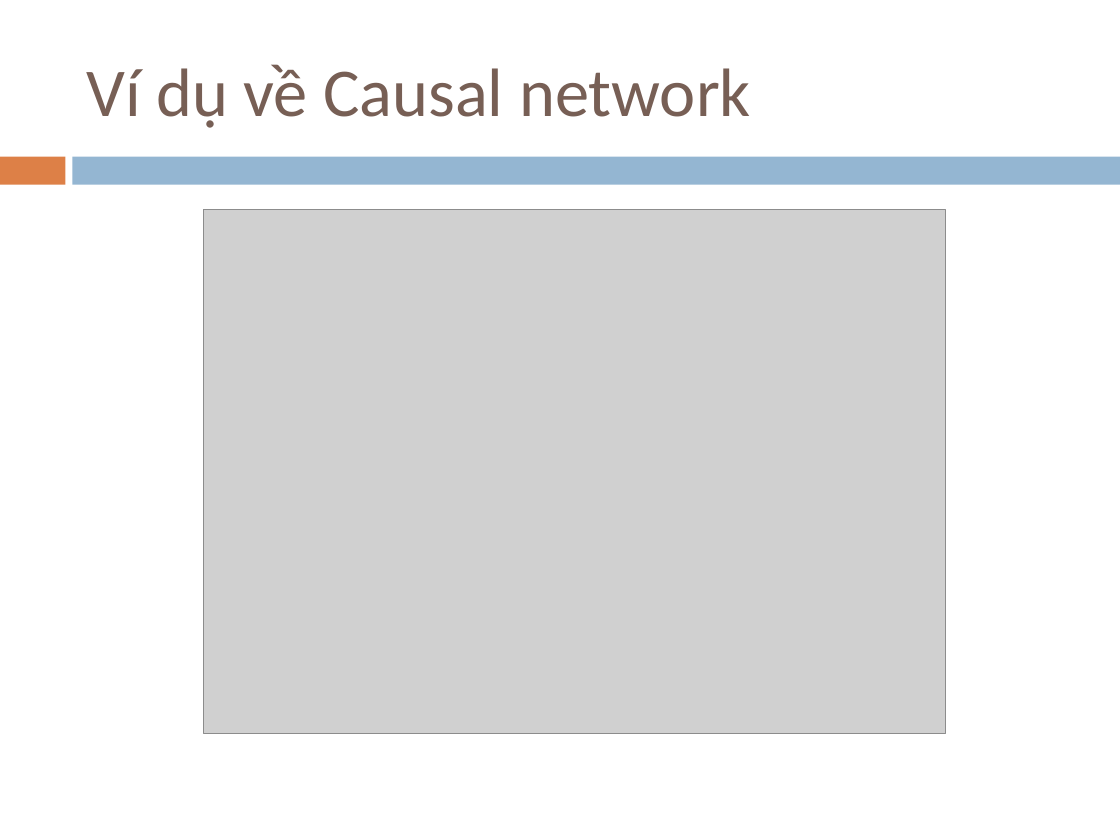
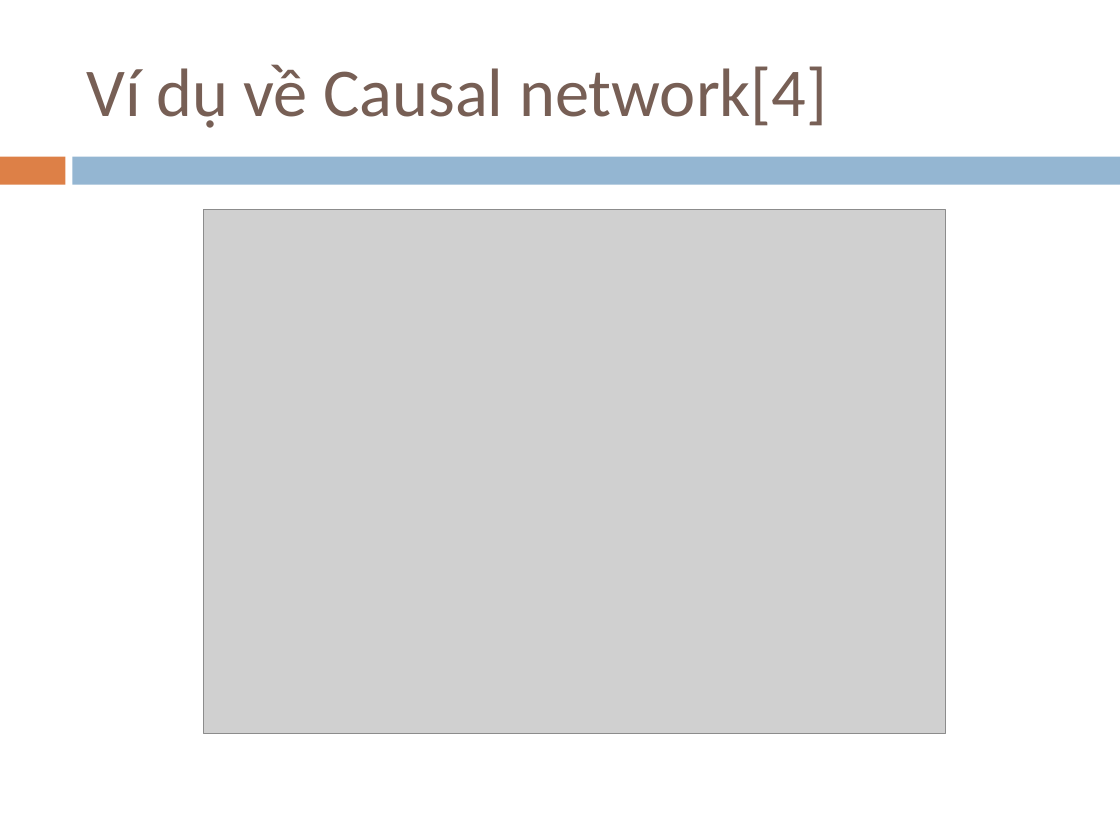
Before and after one commit to zedster27/secviz, a slide deck: slide 75 of Slides/DAMH1.ppt. Drawn at 1120x840 pixels with LibreOffice and Linux fonts; fonts in the diff are those of the drawing; grey boxes stand for pictures. Boxes give left, top, right and bottom in pixels: in the first picture for what was removed or moved away, otherwise in the second. Text is boxed around its words. In the diff, an @@ line names an element or a change of style, - is before the commit and + after.

Commit message:
MODIFY \trunk\Slides\DAMH1.ppt Slides 49-55,75 Unknown error. Add references again!

```diff
--- a/Slides/DAMH1.ppt
+++ b/Slides/DAMH1.ppt
@@ title at bbox=[86, 64, 827, 128]: text changed @@
-Ví dụ về Causal network
+Ví dụ về Causal network[4]
```
Also in this commit, not shown: 7 other slides changed.
